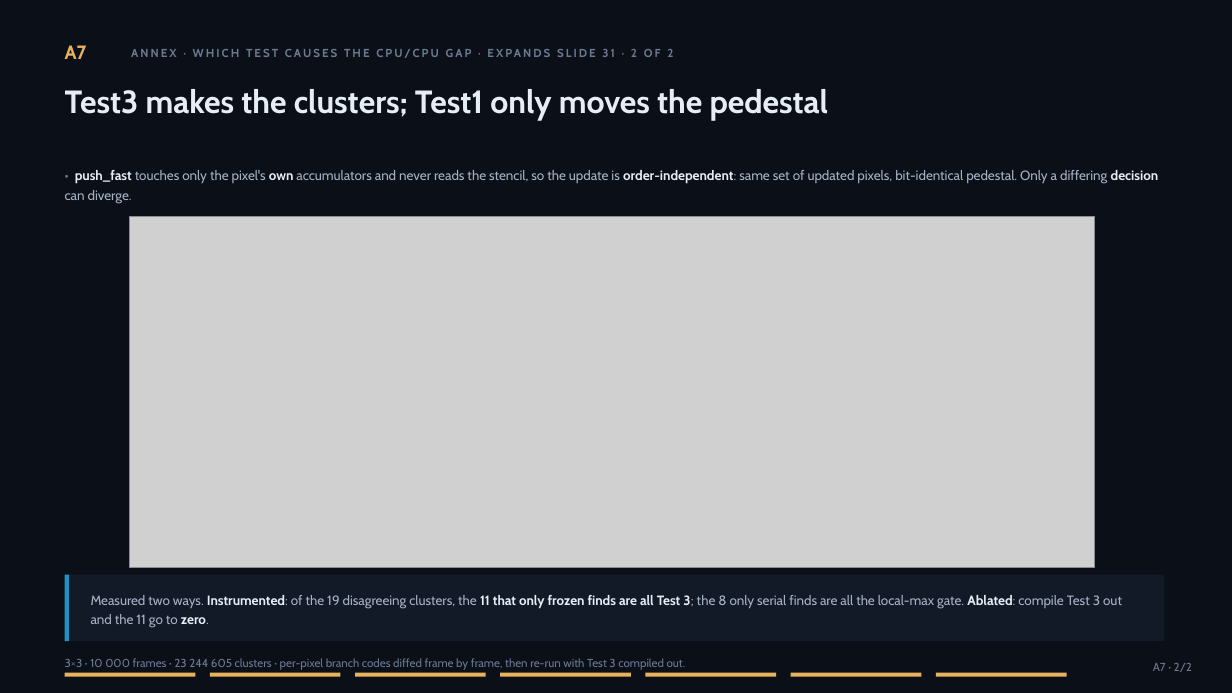
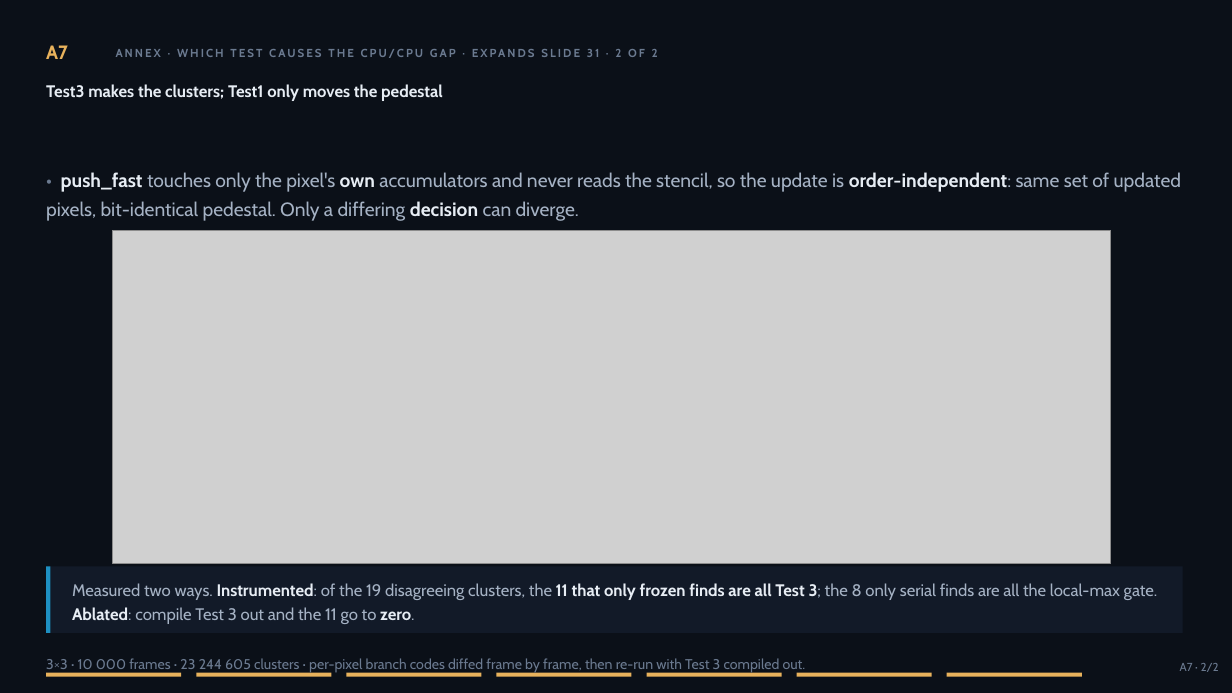
Before and after one commit to slsdetectorgroup/aare, a slide deck: slide 56 of docs/cf_cuda_performance.pptx. Drawn at 1232x693 pixels with LibreOffice and Linux fonts; fonts in the diff are those of the drawing; grey boxes stand for pictures. Boxes give left, top, right and bottom in pixels: in the first picture for what was removed or moved away, otherwise in the second. Text is boxed around its words. In the diff, an @@ line names an element or a change of style, - is before the commit and + after.

```diff
--- a/docs/cf_cuda_performance.pptx
+++ b/docs/cf_cuda_performance.pptx
@@ text "A7": place and size @@
-text "A7" at (65, 45, 87, 59)
+text "A7" at (46, 45, 68, 59)
@@ text "ANNEX · WHICH TEST CAUSES ...": place and size @@
-text "ANNEX · WHICH TEST CAUSES ..." at (131, 49, 673, 58)
+text "ANNEX · WHICH TEST CAUSES ..." at (116, 49, 658, 58)
@@ text "Test3 makes the clusters; Test1 ...": place and size @@
-text "Test3 makes the clusters; Test1 ..." at (65, 89, 829, 120)
+text "Test3 makes the clusters; Test1 ..." at (46, 84, 443, 101)
@@ text "Test3 makes the clusters; Test1 ..." at (46, 84, 443, 101): size 25 to 13 pt @@
@@ text "• push_fast touches only the ...": place and size @@
-text "• push_fast touches only the ..." at (75, 170, 1159, 183)
+text "• push_fast touches only the ..." at (46, 172, 1181, 221)
@@ text "• push_fast touches only the ..." at (46, 172, 1181, 221): size 10.5 to 15 pt; more space between paragraphs @@
@@ picture: place and size @@
-picture at (129, 216, 1095, 567)
+picture at (113, 230, 1111, 564)
@@ rectangle: place and size @@
-rectangle at (65, 575, 68, 641)
+rectangle at (46, 567, 50, 633)
@@ rectangle: place and size @@
-rectangle at (68, 575, 1165, 641)
+rectangle at (51, 567, 1184, 633)
@@ text "Measured two ways. Instrumented: of ...": place and size @@
-text "Measured two ways. Instrumented: of ..." at (91, 595, 1122, 628)
+text "Measured two ways. Instrumented: of ..." at (72, 583, 1158, 624)
@@ text "Measured two ways. Instrumented: of ..." at (72, 583, 1158, 624): size 10.5 to 13 pt @@
@@ text "3×3 · 10 000 frames ...": place and size @@
-text "3×3 · 10 000 frames ..." at (65, 658, 686, 670)
+text "3×3 · 10 000 frames ..." at (46, 658, 806, 673)
@@ text "3×3 · 10 000 frames ..." at (46, 658, 806, 673): size 9 to 11 pt @@
@@ rectangle: place and size @@
-rectangle at (65, 673, 195, 677)
+rectangle at (46, 673, 181, 677)
@@ rectangle: place and size @@
-rectangle at (210, 673, 340, 677)
+rectangle at (196, 673, 331, 677)
@@ rectangle: place and size @@
-rectangle at (355, 673, 485, 677)
+rectangle at (347, 673, 482, 677)
@@ rectangle: place and size @@
-rectangle at (500, 673, 630, 677)
+rectangle at (496, 673, 631, 677)
@@ rectangle: place and size @@
-rectangle at (646, 673, 776, 677)
+rectangle at (647, 673, 782, 677)
@@ rectangle: place and size @@
-rectangle at (791, 673, 921, 677)
+rectangle at (797, 673, 932, 677)
@@ rectangle: place and size @@
-rectangle at (936, 673, 1067, 677)
+rectangle at (947, 673, 1082, 677)
@@ text "A7 · 2/2": place and size @@
-text "A7 · 2/2" at (1153, 663, 1192, 672)
+text "A7 · 2/2" at (1180, 663, 1219, 672)
```
Also in this commit, not shown: 54 other slides changed, 34 other files.
